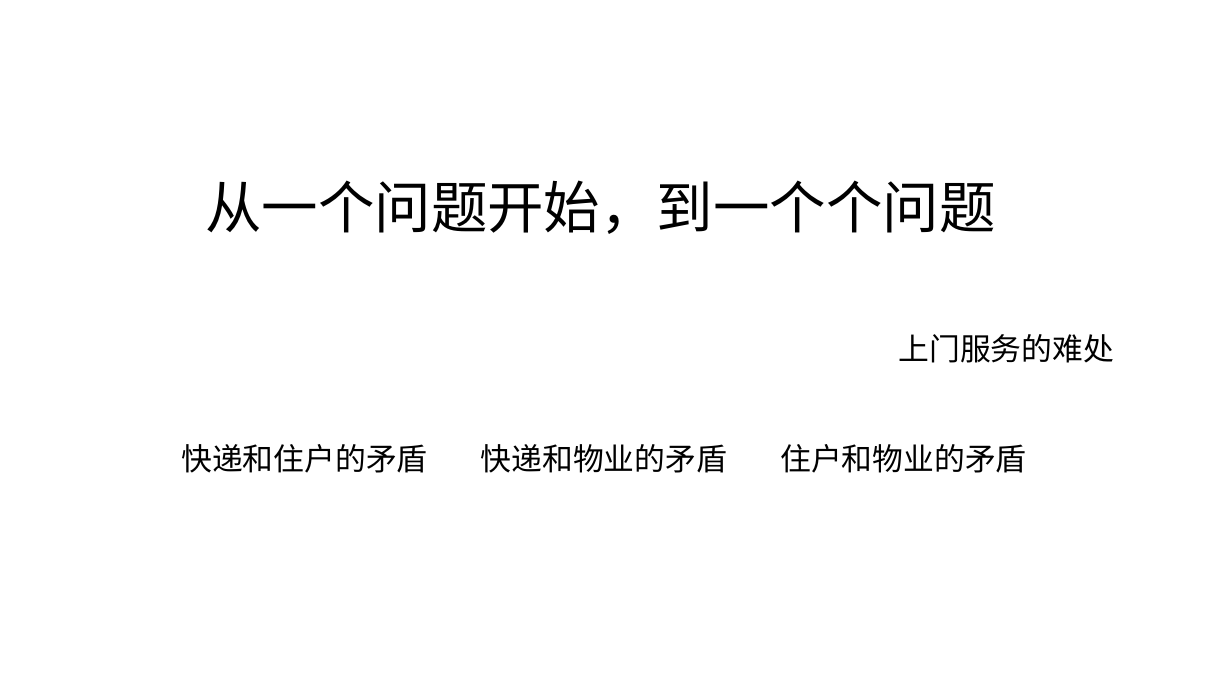
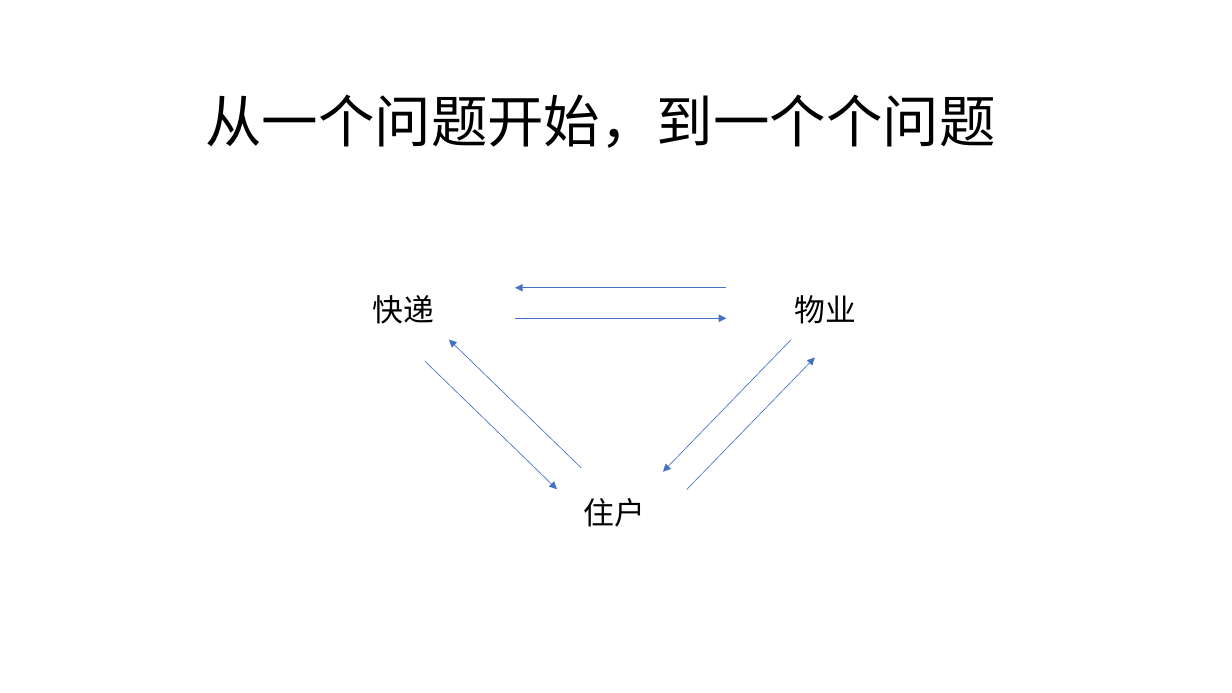
Before and after one commit to twigzxd/ZXXXZ, a slide deck: slide 5 of 智能快递柜ppt.pptx. Drawn at 1232x693 pixels with LibreOffice and Linux fonts; fonts in the diff are those of the drawing. Boxes give left, top, right and bottom in pixels: in the first picture for what was removed or moved away, otherwise in the second. Text is boxed around its words. In the diff, an @@ line names an element or a change of style, - is before the commit and + after.

```diff
--- a/智能快递柜ppt.pptx
+++ b/智能快递柜ppt.pptx
@@ title "从一个问题开始，到一个个问题": place and size @@
-title "从一个问题开始，到一个个问题" at (205, 180, 995, 234)
+title "从一个问题开始，到一个个问题" at (205, 94, 995, 148)
@@ text at (373, 295, 435, 324): text changed @@
-快递和住户的矛盾
+快递
@@ arrow added from (726, 287) to (515, 287), #4472C4 0.5 pt @@
@@ text at (795, 295, 857, 324): text changed @@
-快递和物业的矛盾
+物业
@@ arrow added from (515, 318) to (726, 318), #4472C4 0.5 pt @@
@@ arrow added from (581, 468) to (449, 340), #4472C4 0.5 pt @@
@@ arrow added from (791, 340) to (664, 472), #4472C4 0.5 pt @@
@@ arrow added from (687, 490) to (815, 358), #4472C4 0.5 pt @@
@@ text removed at (898, 334, 1114, 363) @@
-上门服务的难处
@@ arrow added from (425, 361) to (557, 489), #4472C4 0.5 pt @@
@@ text at (584, 498, 646, 527): text changed @@
-住户和物业的矛盾
+住户
```
Also in this commit, not shown: 4 other slides changed.
